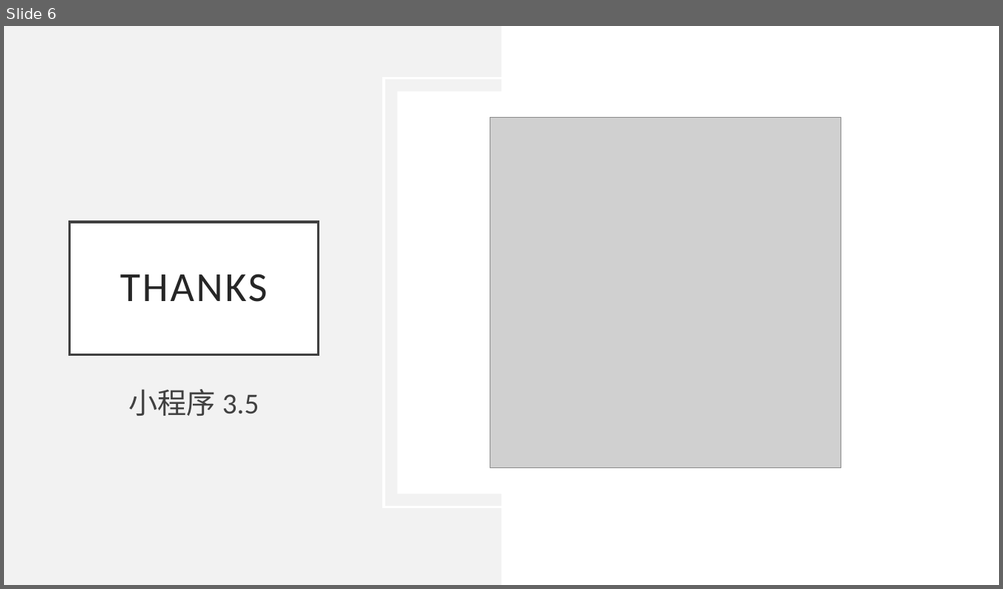
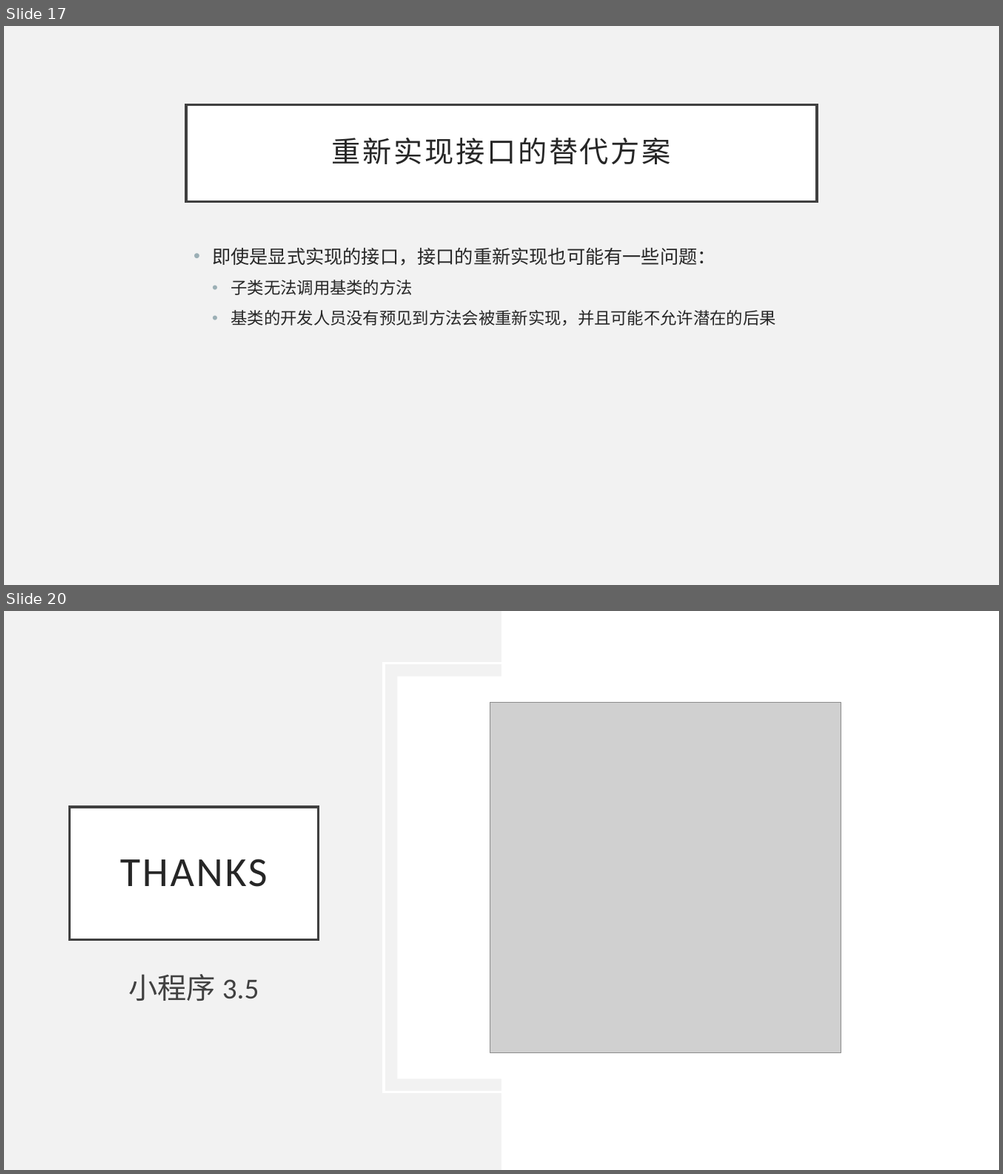
Before and after one commit to BillSon68/CSharp-Tutorial, a slide deck: Chapter 03/309 - 接口简介.pptx. Shown one above the other, each under a label of ours: slide 6 before the commit, slides 17 and 20 after it; the slides between them are not shown. The pictures are 1003x589 and 1003x1174 pixels, drawn with LibreOffice and Linux fonts; fonts in the diff are those of the drawing; grey boxes stand for pictures. Boxes give left, top, right and bottom in pixels: in the first picture for what was removed or moved away, otherwise in the second. Text is boxed around its words. In the diff, an @@ line names an element or a change of style, - is before the commit and + after.

```diff
--- a/Chapter 03/309 - 接口简介.pptx
+++ b/Chapter 03/309 - 接口简介.pptx
@@ slide 17 added at (4,26,999,585), background #F2F2F2 @@
@@ title added at (186,104,817,201), fill #FFFFFF, outline #404040 2.5 pt, 28 pt, text #262626 @@
+重新实现接口的替代方案
@@ text added at (212,248,775,326), 16 pt, text #262626 @@
+• 即使是显式实现的接口，接口的重新实现也可能有一些问题：
+  • 子类无法调用基类的方法
+  • 基类的开发人员没有预见到方法会被重新实现，并且可能不允许潜在的后果
@@ what was slide 6 is now slide 20 @@
```
Also in this commit, not shown: 14 other slides added, 1 slide removed.
